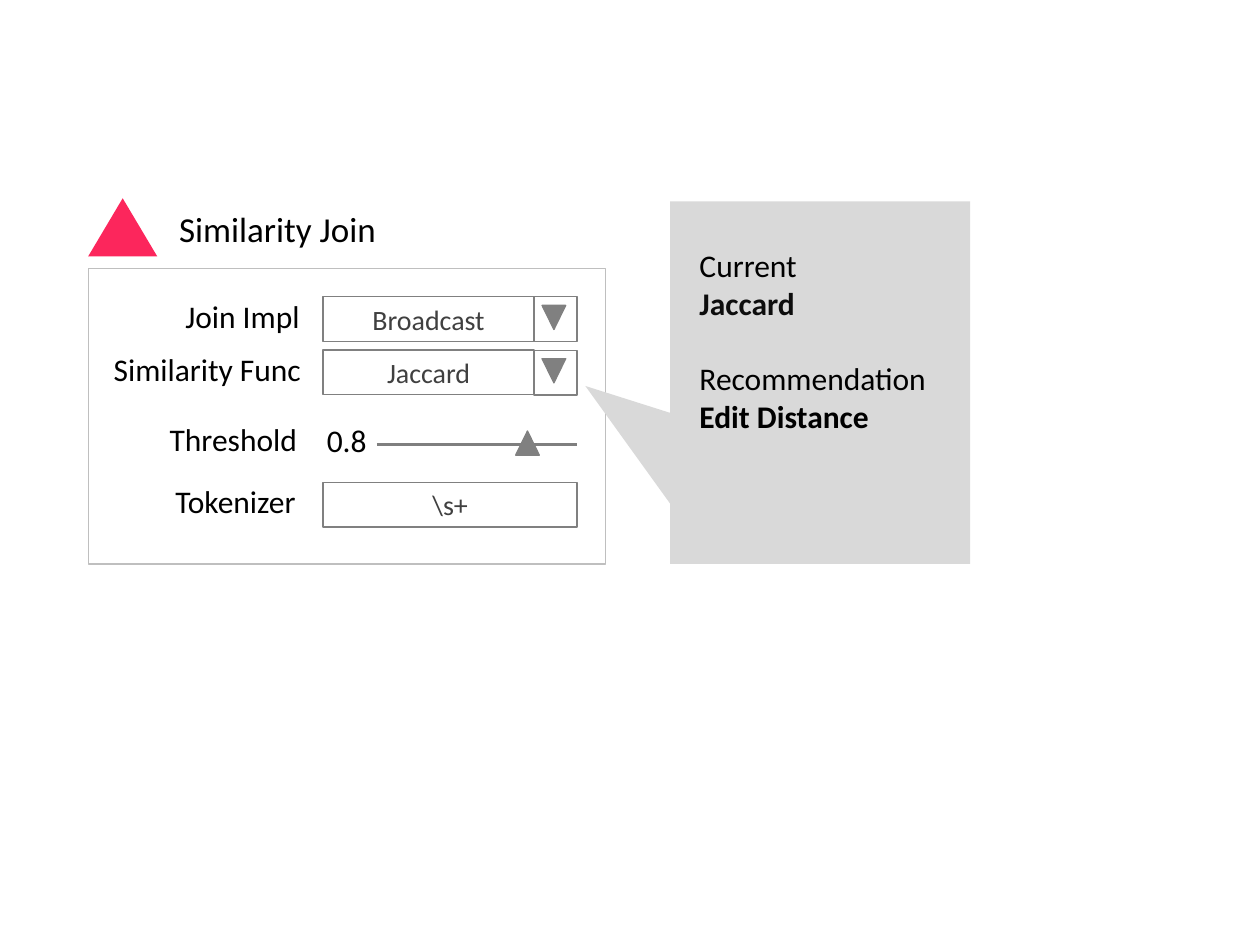
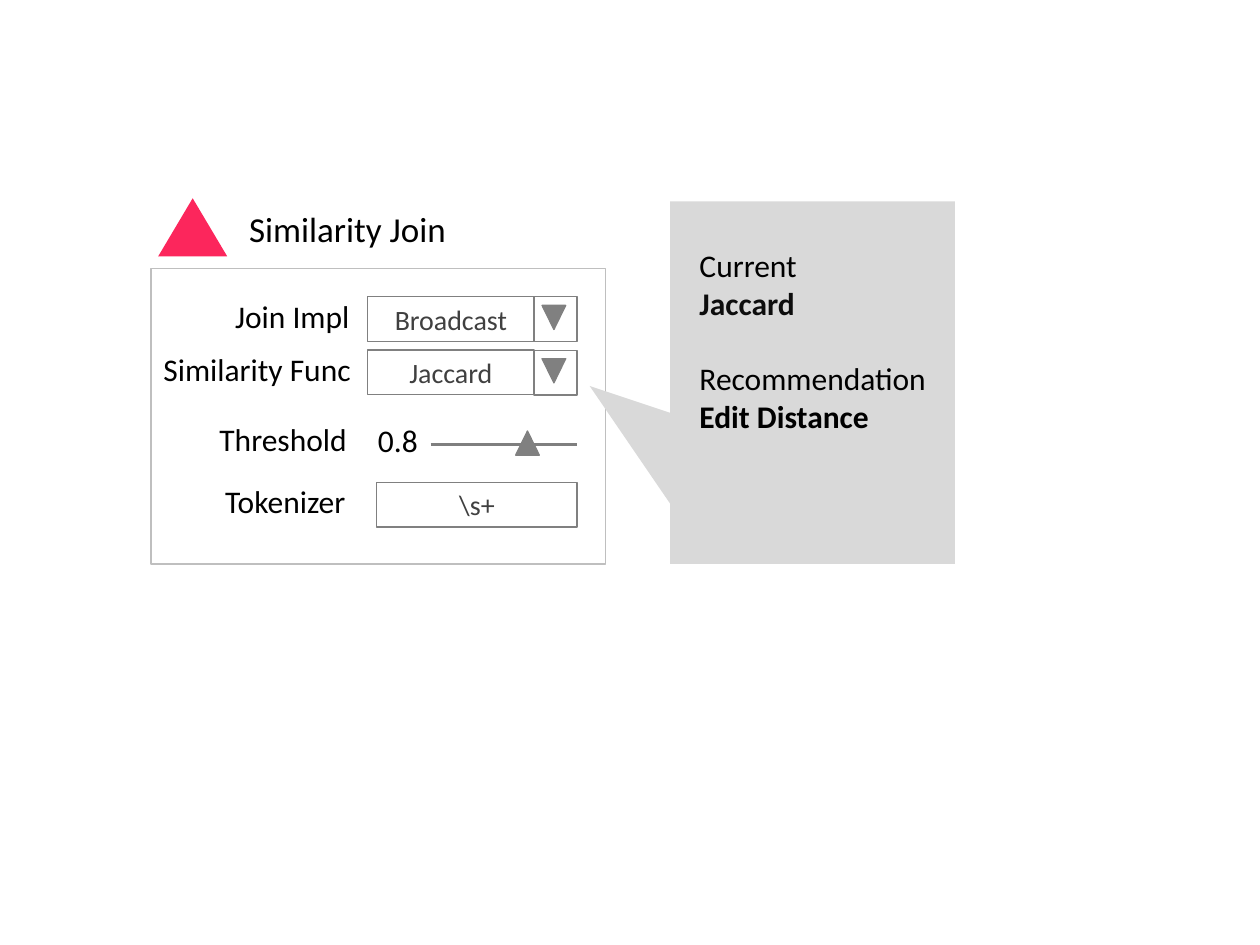
Before and after one commit to sjyk/vldb15-demo, a slide deck: slide 6 of figs/screenshot_diagrams.pptx. Drawn at 1260x945 pixels with LibreOffice and Linux fonts; fonts in the diff are those of the drawing; grey boxes stand for pictures. Boxes give left, top, right and bottom in pixels: in the first picture for what was removed or moved away, otherwise in the second. Text is boxed around its words. In the diff, an @@ line names an element or a change of style, - is before the commit and + after.

```diff
--- a/figs/screenshot_diagrams.pptx
+++ b/figs/screenshot_diagrams.pptx
@@ triangle: place and size @@
-triangle at [88,198,158,256]
+triangle at [159,198,228,256]
@@ text "Similarity Join": place and size @@
-text "Similarity Join" at [179,217,376,248]
+text "Similarity Join" at [249,217,446,248]
@@ speech box: place and size @@
-speech box at [670,202,970,564]
+speech box at [670,202,955,564]
@@ rectangle: place and size @@
-rectangle at [88,268,605,564]
+rectangle at [151,268,605,564]
@@ rectangle "Broadcast": place and size @@
-rectangle "Broadcast" at [323,296,534,341]
+rectangle "Broadcast" at [368,296,534,341]
@@ 5 texts: place and size @@
-5 texts at [114,306,367,514]
+5 texts at [163,306,418,514]
@@ rectangle "Jaccard": place and size @@
-rectangle "Jaccard" at [323,350,534,396]
+rectangle "Jaccard" at [368,350,534,396]
@@ line moved from (377, 445) - (577, 445) to (431, 445) - (577, 445) @@
@@ rectangle "\s+": place and size @@
-rectangle "\s+" at [323,483,577,528]
+rectangle "\s+" at [377,483,577,528]
```
Also in this commit, not shown: 1 other slide changed, 3 other files.
